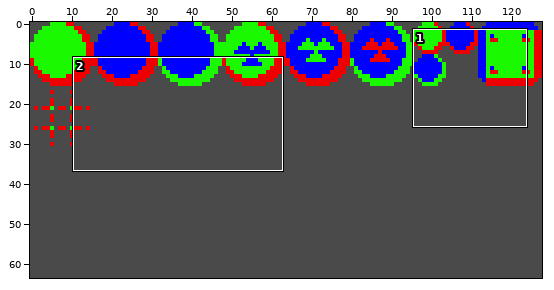
File history of a sprite sheet, gfx/sheet1.png. The first picture is a wide view before the edit; the outline marks the close-up.
Close-up. Old version:
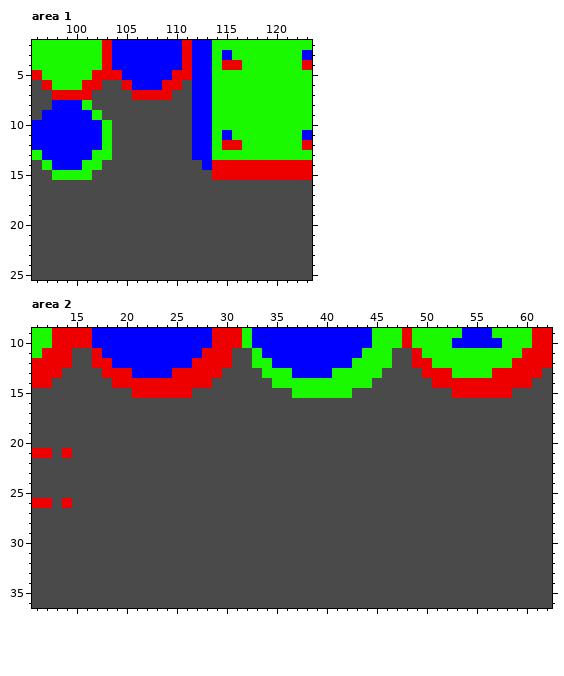
The file is 128x64 pixels. Shown: area 1: x 96..123, y 2..25; area 2: x 11..62, y 9..36.
New version:
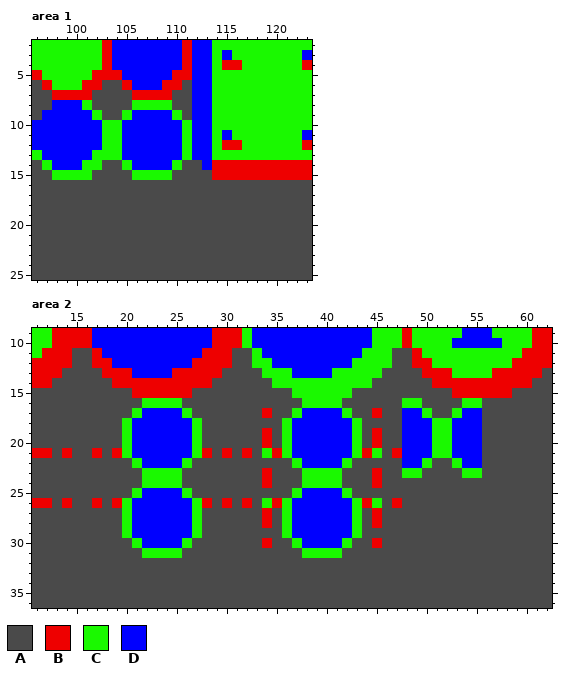
Palette (. is transparent): A #4a4a4a  B #ee0000  C #1af900  D #0000ff
From old to new:
--- area 1
@@ x 102..113 @@
  7 AAAABBBBAADD
- 8 AAAAAAAAAADD
- 9 CAAAAAAAAADD
-10 DCAAAAAAAADD
-11 DCAAAAAAAADD
-12 DCAAAAAAAADD
-13 CCAAAAAAAADD
-14 CAAAAAAAAAAD
-15 AAAAAAAAAAAA
+ 8 AAAACCCCAADD
+ 9 CAACDDDDCADD
+10 DCCDDDDDDCDD
+11 DCCDDDDDDCDD
+12 DCCDDDDDDCDD
+13 CCCDDDDDDCDD
+14 CAACDDDDCAAD
+15 AAAACCCCAAAA
 16 AAAAAAAAAAAA
--- area 2
@@ x 11..62 @@
 15 AAAAAAAAAABBBBBBAAAAAAAAAACCCCCCAAAAAAAAAABBBBBBAAAA
-16 AAAAAAAAAAAAAAAAAAAAAAAAAAAAAAAAAAAAAAAAAAAAAAAAAAAA
-17 AAAAAAAAAAAAAAAAAAAAAAAAAAAAAAAAAAAAAAAAAAAAAAAAAAAA
-18 AAAAAAAAAAAAAAAAAAAAAAAAAAAAAAAAAAAAAAAAAAAAAAAAAAAA
-19 AAAAAAAAAAAAAAAAAAAAAAAAAAAAAAAAAAAAAAAAAAAAAAAAAAAA
-20 AAAAAAAAAAAAAAAAAAAAAAAAAAAAAAAAAAAAAAAAAAAAAAAAAAAA
-21 BBABAAAAAAAAAAAAAAAAAAAAAAAAAAAAAAAAAAAAAAAAAAAAAAAA
-22 AAAAAAAAAAAAAAAAAAAAAAAAAAAAAAAAAAAAAAAAAAAAAAAAAAAA
-23 AAAAAAAAAAAAAAAAAAAAAAAAAAAAAAAAAAAAAAAAAAAAAAAAAAAA
-24 AAAAAAAAAAAAAAAAAAAAAAAAAAAAAAAAAAAAAAAAAAAAAAAAAAAA
-25 AAAAAAAAAAAAAAAAAAAAAAAAAAAAAAAAAAAAAAAAAAAAAAAAAAAA
-26 BBABAAAAAAAAAAAAAAAAAAAAAAAAAAAAAAAAAAAAAAAAAAAAAAAA
-27 AAAAAAAAAAAAAAAAAAAAAAAAAAAAAAAAAAAAAAAAAAAAAAAAAAAA
-28 AAAAAAAAAAAAAAAAAAAAAAAAAAAAAAAAAAAAAAAAAAAAAAAAAAAA
-29 AAAAAAAAAAAAAAAAAAAAAAAAAAAAAAAAAAAAAAAAAAAAAAAAAAAA
-30 AAAAAAAAAAAAAAAAAAAAAAAAAAAAAAAAAAAAAAAAAAAAAAAAAAAA
-31 AAAAAAAAAAAAAAAAAAAAAAAAAAAAAAAAAAAAAAAAAAAAAAAAAAAA
+16 AAAAAAAAAAACCCCAAAAAAAAAAAACCCCAAAAAACCAAAACCAAAAAAA
+17 AAAAAAAAAACDDDDCAAAAAAABAACDDDDCAABAADDCAACDDAAAAAAA
+18 AAAAAAAAACDDDDDDCAAAAAAAACDDDDDDCAAAADDDCCDDDAAAAAAA
+19 AAAAAAAAACDDDDDDCAAAAAABACDDDDDDCABAADDDCCDDDAAAAAAA
+20 AAAAAAAAACDDDDDDCAAAAAABACDDDDDDCABAADDDCCDDDAAAAAAA
+21 BBABAABABCDDDDDDCBABABACBCDDDDDDCBCABDDDCCDDDAAAAAAA
+22 AAAAAAAAAACDDDDCAAAAAAAAAACDDDDCAAAAADDCAACDDAAAAAAA
+23 AAAAAAAAAAACCCCAAAAAAAABAAACCCCAAABAACCAAAACCAAAAAAA
+24 AAAAAAAAAAACCCCAAAAAAAABAAACCCCAAABAAAAAAAAAAAAAAAAA
+25 AAAAAAAAAACDDDDCAAAAAAAAAACDDDDCAAAAAAAAAAAAAAAAAAAA
+26 BBABAABABCDDDDDDCBABABACBCDDDDDDCBCABAAAAAAAAAAAAAAA
+27 AAAAAAAAACDDDDDDCAAAAAABACDDDDDDCABAAAAAAAAAAAAAAAAA
+28 AAAAAAAAACDDDDDDCAAAAAABACDDDDDDCABAAAAAAAAAAAAAAAAA
+29 AAAAAAAAACDDDDDDCAAAAAAAACDDDDDDCAAAAAAAAAAAAAAAAAAA
+30 AAAAAAAAAACDDDDCAAAAAAABAACDDDDCAABAAAAAAAAAAAAAAAAA
+31 AAAAAAAAAAACCCCAAAAAAAAAAAACCCCAAAAAAAAAAAAAAAAAAAAA
 32 AAAAAAAAAAAAAAAAAAAAAAAAAAAAAAAAAAAAAAAAAAAAAAAAAAAA
Changed places in both close-ups, as pixel boxes (x1, y1, x2, y2):
changed: (112, 100, 192, 180)
changed: (92, 398, 482, 558)
